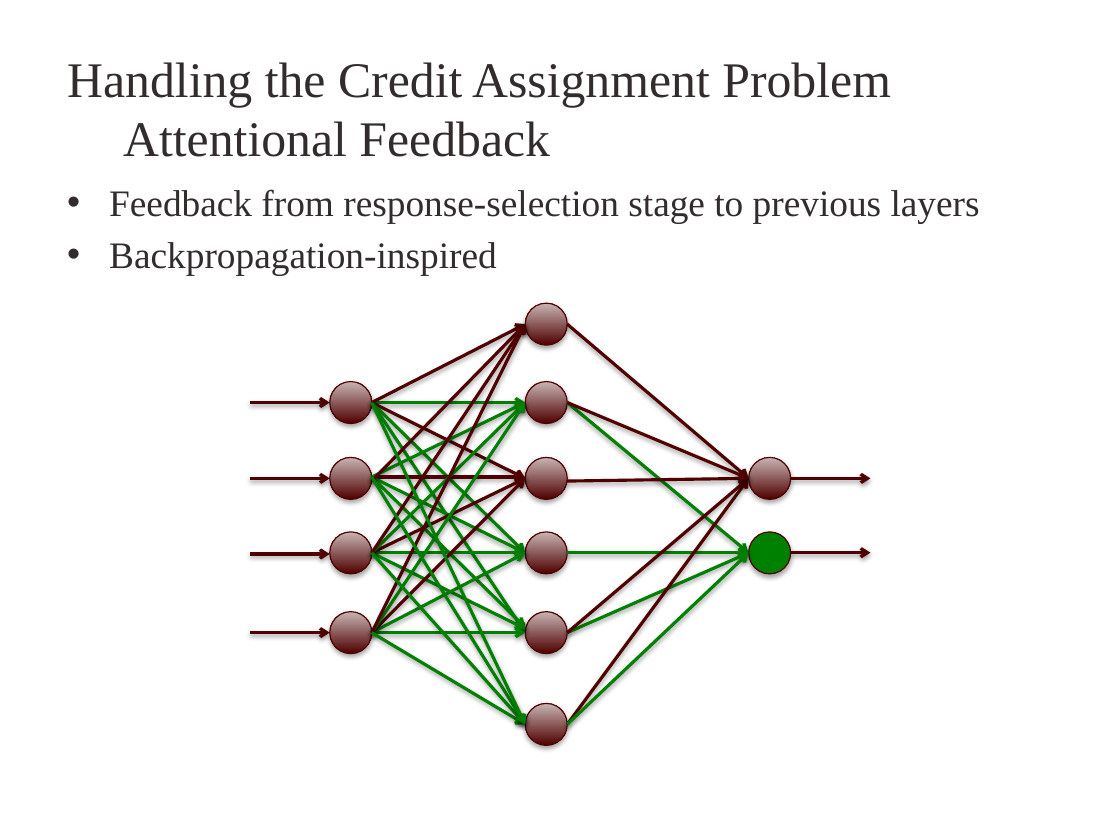
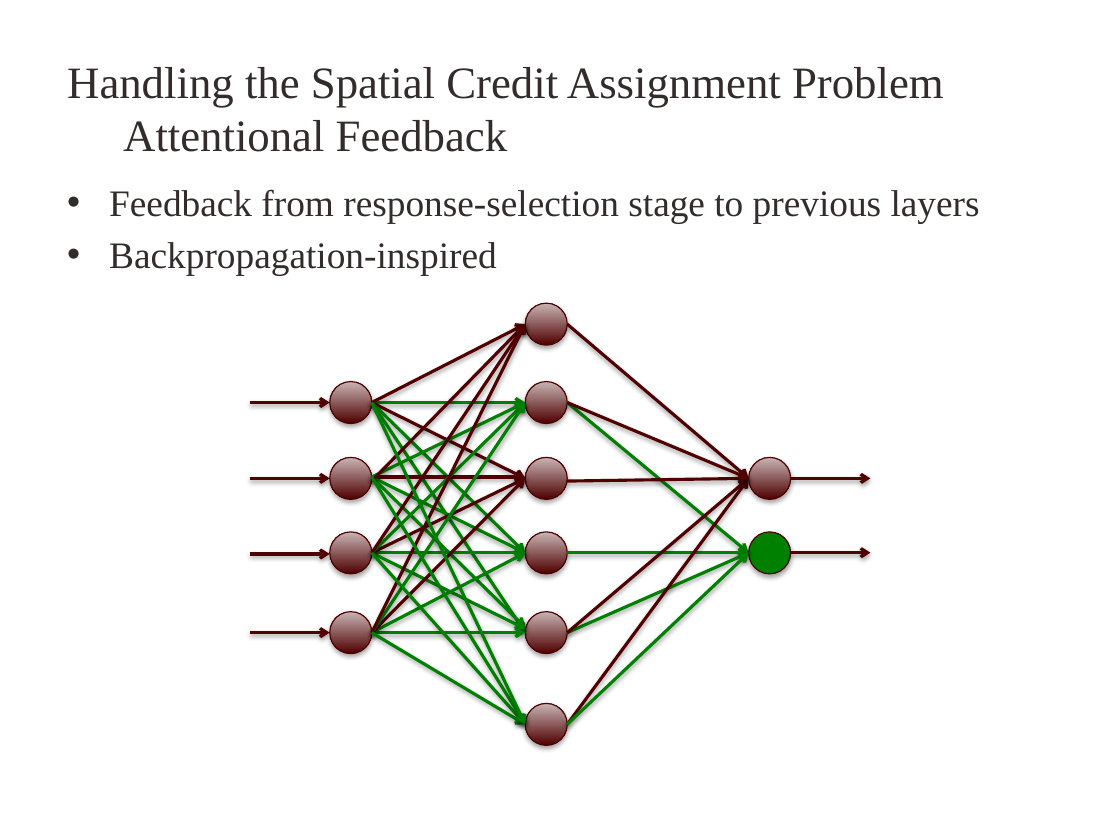
Before and after one commit to kuthulas/reinforce, a slide deck: slide 22 of RL.pptx (slide 24 before the commit). Drawn at 1120x840 pixels with LibreOffice and Linux fonts; fonts in the diff are those of the drawing; background and template pictures are left out. Boxes give left, top, right and bottom in pixels: in the first picture for what was removed or moved away, otherwise in the second. Text is boxed around its words. In the diff, an @@ line names an element or a change of style, - is before the commit and + after.

```diff
--- a/RL.pptx
+++ b/RL.pptx
@@ title at (67, 67, 944, 152): text changed; size 32 to 28.8 pt @@
-Handling the Credit Assignment Problem
-Attentional Feedback
+Handling the Spatial Credit Assignment Problem
+Attentional Feedback
```
Also in this commit, not shown: 5 other slides changed, 5 slides added, 5 other files.
